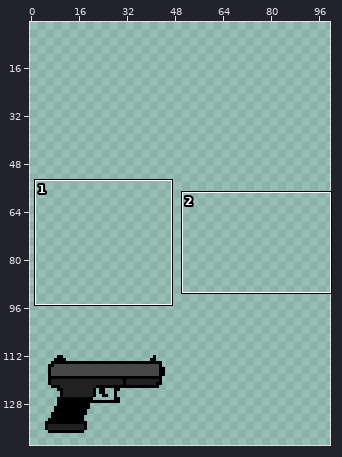
Sprite sheet: Assets/Object/glock.png. Above, an overview of the earlier version with the close-up marked.
Close-up. Before the commit:
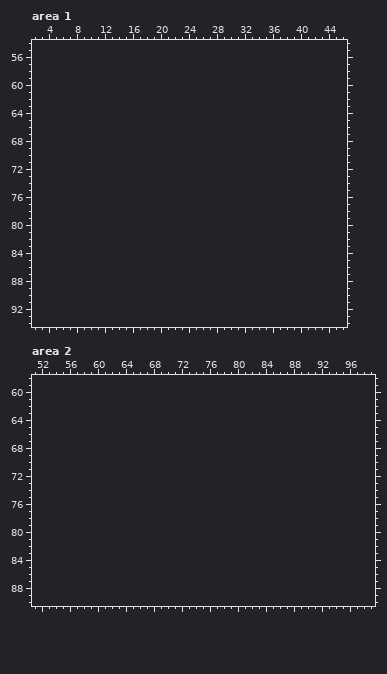
The file is 40x26 pixels. Shown: area 1: x 2..46, y 54..94; area 2: x 51..99, y 58..90. The old version is drawn lined up with the new one, on the new canvas. The wide view leaves out empty margins. The commit also changed other parts of the picture, which this record leaves out.
Now the later version:
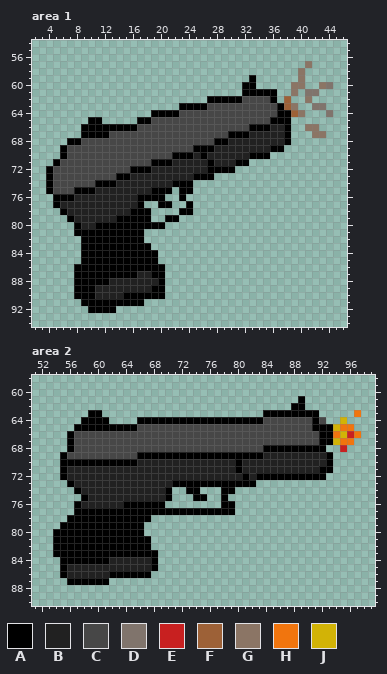
Palette (. is transparent): A #000000  B #212121  C #474747  D #80746c  E #c82020  F #9d6137  G #8b7565  H #f1750e  J #d2b306
Diff:
canvas 40x26 -> 100x150, the old top-left corner now at 5,112
Changed rows in their new state; - is an unchanged pixel.
Area 1:
first column x 4:
57 -------------------------------------G---
58 ------------------------------------G----
59 -----------------------------A------G----
60 ----------------------------AA-----GG--GD
61 ----------------------------AAAAA--G-DD--
62 -----------------------AAAAACCCCA-F--G---
63 -------------------AAAACCCCCCCCCCAFG--DD-
64 ---------------AAAACCCCCCCCCCCCCCAAFG---D
65 ------AA-----AACCCCCCCCCCCCCCCCCAAA------
66 -----AAAAAAAACCCCCCCCCCCCCCCCAAABBA--GG--
67 -----AAAACCCCCCCCCCCCCCCCCAAABBBBBA---GG-
68 ---AACCCCCCCCCCCCCCCCCCCAABBBBBBBBA------
69 --ACCCCCCCCCCCCCCCCCCAAABBBBBBBBAA-------
70 --ACCCCCCCCCCCCCCCAAABABBBBBBAAA---------
71 -ACCCCCCCCCCCCCAAABBBBBABBBAA------------
72 ACCCCCCCCCCCAAABBBBBBBBAAAA--------------
73 ACCCCCCCCCAABBBBBBBBBAAA-----------------
74 ACCCCCCAAABBBBBBBBAAA--------------------
75 ACCCAAABBBBBBBBAAA-AA--------------------
76 -AAABBBBBBBBBAAAA--A---------------------
77 -ABBBBBBBBBBBA--AA--A--------------------
78 --ABBBBBBBBBAAA----AA--------------------
79 ---ABBBBBBAAAAA--AA----------------------
80 ----ABBAAAAAAAAAA------------------------
81 ----AAAAAAAAAA---------------------------
82 -----AAAAAAAAA---------------------------
83 -----AAAAAAAAAA--------------------------
84 -----AAAAAAAAAAA-------------------------
85 -----AAAAAAAAAAA-------------------------
86 ----AAAAAAAAAAAAA------------------------
87 ----AAAAAAAAABBAA------------------------
88 ----AAAAABBBBBBBA------------------------
89 ----AAABBBBBBBBAA------------------------
90 ----AAABBBBAAAAAA------------------------
91 -----AAAAAAAAA---------------------------
92 ------AAAA-------------------------------
Area 2:
first column x 54:
61 -----------------------------------A--------
62 ----------------------------------AA--------
63 -----AA-----------------------AAAAAAAA-----H
64 ----AAAA----AAAAAAAAAAAAAAAAAACCCCCCCAC--J--
65 ---AAAAAAAAACCCCCCCCCCCCCCCCCCCCCCCCCAAAJHH-
66 --ACCCCCCCCCCCCCCCCCCCCCCCCCCCCCCCCCCCAAHJEH
67 --ACCCCCCCCCCCCCCCCCCCCCCCCCCCCCCCCCCCAAJHH-
68 --ACCCCCCCCCCCCCCCCCCCCCCCCCCCAAAAAAAAA--E--
69 -ACCCCCCCCCCAAAAAAAAAAAAAAAAAABBBBBBBBBA----
70 -AAAAAAAAAAABBBBBBBBBBBBBBABBBBBBBBBBBBA----
71 -ABBBBBBBBBBBBBBBBBBBBBBBBABBBBBBBBBBBAA----
72 -ABBBBBBBBBBBBBBBBBBBBBBBBBABAAAAAAAAAA-----
73 --ABBBBBBBBBBBBBBAAAAAAAAAAAA---------------
74 ---ABBBBBBBBBBBBA--AA---AA------------------
75 ----ABBBBBBBBBBBA---AA--A-------------------
76 ---ABBBBBBAAAAAA--------AA------------------
77 ---AAAAAAAAAAAAAAAAAAAAAAA------------------
78 --AAAAAAAAAAAA------------------------------
79 -AAAAAAAAAAAA-------------------------------
80 AAAAAAAAAAAAA-------------------------------
81 AAAAAAAAAAAAAA------------------------------
82 AAAAAAAAAAAAAA------------------------------
83 AAAAAAAAAAAAAAA-----------------------------
84 -AAAAAAABBBBBBA-----------------------------
85 -ABBBBBBBBBBBBA-----------------------------
86 -ABBBBBBAAAAAA------------------------------
87 --AAAAAA------------------------------------
Pixel boxes of the changes (left, top, right, bottom) in both close-ups:
added: (46, 61, 333, 313)
added: (53, 396, 361, 585)
